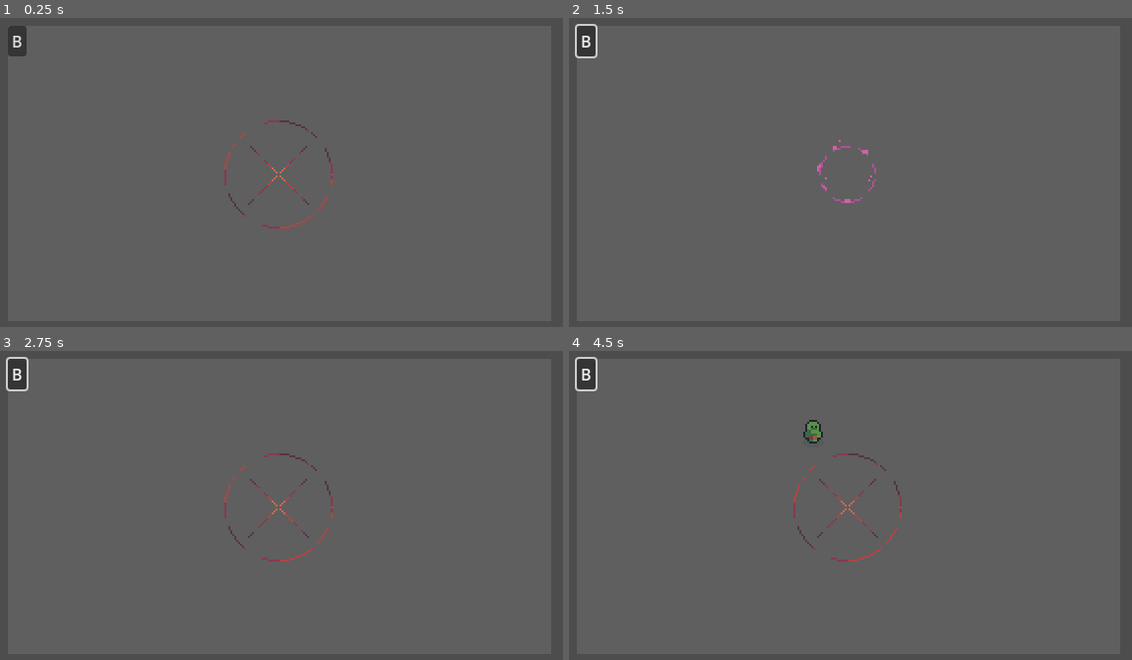
Above: before the commit, frames 1-4 (two rows, left to right).
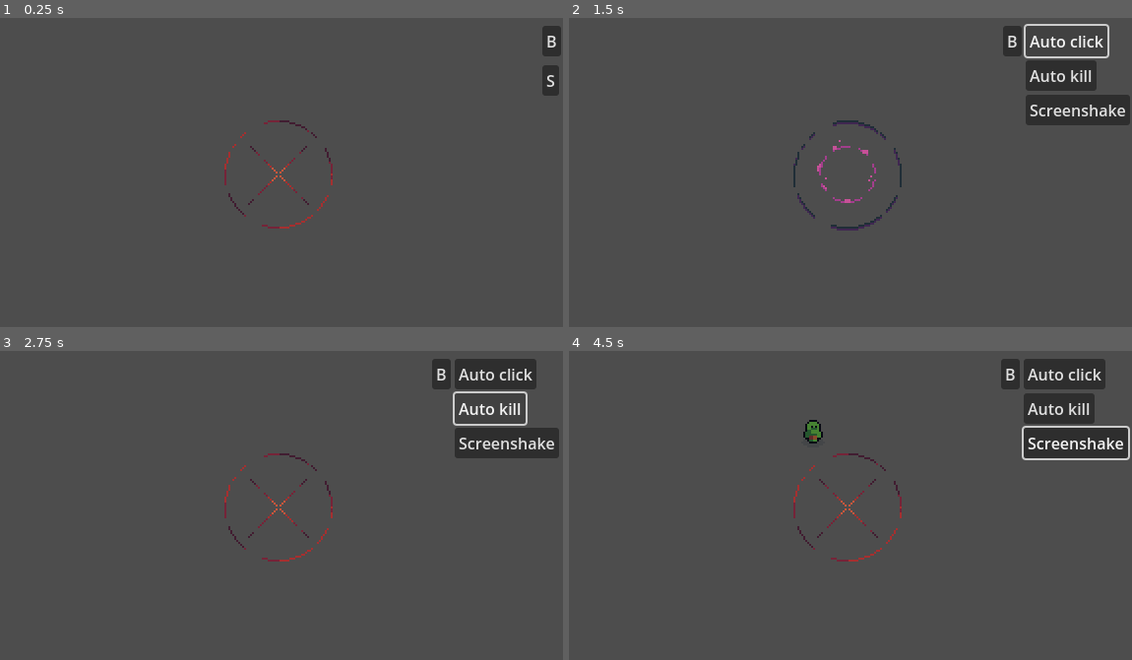
Above: after the commit, the same moments.

Repository: Jin9310/LudumDare55
Game: Godot game, scene res://NewGame/new_game.tscn
The game is run twice, just before and just after one commit, with the same random seed, the same clock (stepped at 60 frames per second) and the same inputs.
Inputs (mouse positions are in pixels of both pictures, inside the frame that each line leads up to):
- Up to frame 1 (0.25 s): no input
- Up to frame 2 (1.5 s): click "B" at 0.5 s; click (1070, 39) at 1.25 s, where only the run after the commit has a clickable "Auto click"
- Up to frame 3 (2.75 s): click (489, 409) at 2 s, where only the run after the commit has a clickable "Auto kill"
- Up to frame 4 (4.5 s): click (1075, 443) at 2.75 s, where only the run after the commit has a clickable "Screenshake"; tap Enter (ui_accept) at 3.5, 4.25 s; drag from (850, 505) to (906, 437) at 3.52 s; drag from (811, 434) to (850, 505) at 4.27 s

The runs differ from the first frame. In frame 1, 0.6% of the frame differs, in the area x 2-100%, y 2-26%; in frame 2, 5.5%, in the area x 1-100%, y 1-69%; in frame 3, 5.1%; in frame 4, 5.2%.

Commit message:
another work on UI
hide and show upgrade panels

Diff:
--- a/Scenes/spawning_area.gd
+++ b/Scenes/spawning_area.gd
@@ -14,7 +14,7 @@
 var auto_anim_start_ended: bool = false
 
 func _ready():
-
+	%CameraAnim.play("idle")
 	number_of_clicks = clicks_to_spawn
 	click_timer = GameManager.click_timer_base
 
--- /dev/null
+++ b/UI/StaticUpgrades_ui.gd
@@ -0,0 +1,28 @@
+extends CanvasLayer
+
+# 431 open position
+# 543 closed position
+
+@export var static_upgrades_panel: bool = false
+
+func _process(delta):
+	show_hide_panel()
+	hide_others()
+
+func show_hide_panel():
+	var tween: Tween = get_tree().create_tween()
+	if static_upgrades_panel == true:
+		tween.tween_property(%MarginContainer, "position", Vector2(431,0), 0.5)#.set_trans(Tween.TRANS_CUBIC)
+	else:
+		tween.tween_property(%MarginContainer, "position", Vector2(543,0), 0.5)
+
+
+func _on_static_upgrades_btn_pressed():
+	static_upgrades_panel = !static_upgrades_panel
+
+func hide_others():
+	var tween: Tween = get_tree().create_tween()
+	if SpawnUpgradesUi.static_upgrades_panel == true:
+		tween.tween_property(%MarginContainer, "position", Vector2(580,0), 0.5)
+	elif StaticUpgradesUi.static_upgrades_panel == false:
+		tween.tween_property(%MarginContainer, "position", Vector2(543,0), 0.5)
--- /dev/null
+++ b/UI/StaticUpgrades_ui.tscn
@@ -0,0 +1,78 @@
+[gd_scene load_steps=2 format=3 uid="uid://bt5ry8qs3tcbc"]
+
+[ext_resource type="Script" path="res://UI/StaticUpgrades_ui.gd" id="1_3mr27"]
+
+[node name="StaticUpgrades_ui" type="CanvasLayer"]
+script = ExtResource("1_3mr27")
+
+[node name="MarginContainer" type="MarginContainer" parent="."]
+unique_name_in_owner = true
+anchors_preset = 15
+anchor_right = 1.0
+anchor_bottom = 1.0
+offset_left = 543.0
+offset_right = 543.0
+grow_horizontal = 2
+grow_vertical = 2
+theme_override_constants/margin_left = 12
+theme_override_constants/margin_top = 12
+theme_override_constants/margin_right = 12
+theme_override_constants/margin_bottom = 12
+
+[node name="HBoxContainer" type="HBoxContainer" parent="MarginContainer"]
+layout_mode = 2
+
+[node name="static_upgrades_btn" type="Button" parent="MarginContainer/HBoxContainer"]
+unique_name_in_owner = true
+layout_mode = 2
+size_flags_horizontal = 0
+size_flags_vertical = 0
+text = "B"
+
+[node name="MarginContainer" type="MarginContainer" parent="MarginContainer/HBoxContainer"]
+layout_mode = 2
+size_flags_horizontal = 3
+size_flags_vertical = 3
+
+[node name="HBoxContainer" type="HBoxContainer" parent="MarginContainer/HBoxContainer/MarginContainer"]
+layout_mode = 2
+
+[node name="VBoxContainer" type="VBoxContainer" parent="MarginContainer/HBoxContainer/MarginContainer/HBoxContainer"]
+layout_mode = 2
+
+[node name="auto_click_btn" type="Button" parent="MarginContainer/HBoxContainer/MarginContainer/HBoxContainer/VBoxContainer"]
+layout_mode = 2
+size_flags_horizontal = 0
+size_flags_vertical = 0
+text = "Auto click"
+
+[node name="auto_kill_btn" type="Button" parent="MarginContainer/HBoxContainer/MarginContainer/HBoxContainer/VBoxContainer"]
+layout_mode = 2
+size_flags_horizontal = 0
+size_flags_vertical = 0
+text = "Auto kill"
+
+[node name="screenshake_btn" type="Button" parent="MarginContainer/HBoxContainer/MarginContainer/HBoxContainer/VBoxContainer"]
+layout_mode = 2
+size_flags_horizontal = 0
+size_flags_vertical = 0
+text = "Screenshake"
+
+[node name="VBoxContainer2" type="VBoxContainer" parent="MarginContainer/HBoxContainer/MarginContainer/HBoxContainer"]
+visible = false
+layout_mode = 2
+theme_override_constants/separation = 14
+
+[node name="auto_click_label_txt" type="Label" parent="MarginContainer/HBoxContainer/MarginContainer/HBoxContainer/VBoxContainer2"]
+layout_mode = 2
+text = "Auto click info	"
+
+[node name="auto_kill_label_txt2" type="Label" parent="MarginContainer/HBoxContainer/MarginContainer/HBoxContainer/VBoxContainer2"]
+layout_mode = 2
+text = "Auto kill info	"
+
+[node name="screenshake_label_txt3" type="Label" parent="MarginContainer/HBoxContainer/MarginContainer/HBoxContainer/VBoxContainer2"]
+layout_mode = 2
+text = "screenshake info"
+
+[connection signal="pressed" from="MarginContainer/HBoxContainer/static_upgrades_btn" to="." method="_on_static_upgrades_btn_pressed"]
--- /dev/null
+++ b/UI/spawn_upgrades_ui.gd
@@ -0,0 +1,29 @@
+extends CanvasLayer
+
+# 431 open position
+# 543 closed position
+# 580 hidden position
+
+@export var static_upgrades_panel: bool = false
+
+func _process(delta):
+	show_hide_panel()
+	hide_others()
+
+func show_hide_panel():
+	var tween: Tween = get_tree().create_tween()
+	if static_upgrades_panel == true:
+		tween.tween_property(%SpawnMargin, "position", Vector2(200,40), 0.5)#.set_trans(Tween.TRANS_CUBIC)
+	else:
+		tween.tween_property(%SpawnMargin, "position", Vector2(543,40), 0.5)
+
+
+func _on_static_upgrades_btn_pressed():
+	static_upgrades_panel = !static_upgrades_panel
+
+func hide_others():
+	var tween: Tween = get_tree().create_tween()
+	if StaticUpgradesUi.static_upgrades_panel == true:
+		tween.tween_property(%SpawnMargin, "position", Vector2(580,40), 0.5)
+	elif StaticUpgradesUi.static_upgrades_panel == false:
+		tween.tween_property(%SpawnMargin, "position", Vector2(543,40), 0.5)
--- /dev/null
+++ b/UI/spawn_upgrades_ui.tscn
@@ -0,0 +1,80 @@
+[gd_scene load_steps=2 format=3 uid="uid://bj8d3pqavdy3d"]
+
+[ext_resource type="Script" path="res://UI/spawn_upgrades_ui.gd" id="2_eg8e7"]
+
+[node name="SpawnUpgrades_ui" type="CanvasLayer"]
+script = ExtResource("2_eg8e7")
+
+[node name="SpawnMargin" type="MarginContainer" parent="."]
+unique_name_in_owner = true
+anchors_preset = 15
+anchor_right = 1.0
+anchor_bottom = 1.0
+offset_left = 543.0
+offset_top = 40.0
+offset_right = 543.0
+offset_bottom = 40.0
+grow_horizontal = 2
+grow_vertical = 2
+theme_override_constants/margin_left = 12
+theme_override_constants/margin_top = 12
+theme_override_constants/margin_right = 12
+theme_override_constants/margin_bottom = 12
+
+[node name="HBoxContainer" type="HBoxContainer" parent="SpawnMargin"]
+layout_mode = 2
+
+[node name="static_upgrades_btn" type="Button" parent="SpawnMargin/HBoxContainer"]
+unique_name_in_owner = true
+layout_mode = 2
+size_flags_horizontal = 0
+size_flags_vertical = 0
+text = "S"
+
+[node name="MarginContainer" type="MarginContainer" parent="SpawnMargin/HBoxContainer"]
+layout_mode = 2
+size_flags_horizontal = 3
+size_flags_vertical = 3
+
+[node name="HBoxContainer" type="HBoxContainer" parent="SpawnMargin/HBoxContainer/MarginContainer"]
+layout_mode = 2
+
+[node name="VBoxContainer" type="VBoxContainer" parent="SpawnMargin/HBoxContainer/MarginContainer/HBoxContainer"]
+layout_mode = 2
+
+[node name="auto_click_btn" type="Button" parent="SpawnMargin/HBoxContainer/MarginContainer/HBoxContainer/VBoxContainer"]
+layout_mode = 2
+size_flags_horizontal = 0
+size_flags_vertical = 0
+text = "Auto click"
+
+[node name="auto_kill_btn" type="Button" parent="SpawnMargin/HBoxContainer/MarginContainer/HBoxContainer/VBoxContainer"]
+layout_mode = 2
+size_flags_horizontal = 0
+size_flags_vertical = 0
+text = "Auto kill"
+
+[node name="screenshake_btn" type="Button" parent="SpawnMargin/HBoxContainer/MarginContainer/HBoxContainer/VBoxContainer"]
+layout_mode = 2
+size_flags_horizontal = 0
+size_flags_vertical = 0
+text = "Screenshake"
+
+[node name="VBoxContainer2" type="VBoxContainer" parent="SpawnMargin/HBoxContainer/MarginContainer/HBoxContainer"]
+visible = false
+layout_mode = 2
+theme_override_constants/separation = 14
+
+[node name="auto_click_label_txt" type="Label" parent="SpawnMargin/HBoxContainer/MarginContainer/HBoxContainer/VBoxContainer2"]
+layout_mode = 2
+text = "Auto click info	"
+
+[node name="auto_kill_label_txt2" type="Label" parent="SpawnMargin/HBoxContainer/MarginContainer/HBoxContainer/VBoxContainer2"]
+layout_mode = 2
+text = "Auto kill info	"
+
+[node name="screenshake_label_txt3" type="Label" parent="SpawnMargin/HBoxContainer/MarginContainer/HBoxContainer/VBoxContainer2"]
+layout_mode = 2
+text = "screenshake info"
+
+[connection signal="pressed" from="SpawnMargin/HBoxContainer/static_upgrades_btn" to="." method="_on_static_upgrades_btn_pressed"]
--- a/UI/updates_ui.gd
+++ /dev/null
@@ -1,11 +0,0 @@
-extends CanvasLayer
-
-func _process(delta):
-	pass
-	#rotate_with_it()
-
-func rotate_with_it():
-	var tween: Tween = get_tree().create_tween().set_loops()
-	tween.tween_property(%Panel, "rotation_degrees", 20, .5).as_relative().set_trans(Tween.TRANS_BOUNCE)
-	tween.tween_interval(1.0)
-	tween.tween_property(%Panel, "rotation_degrees", -40, .5).as_relative()
--- a/UI/updates_ui.tscn
+++ /dev/null
@@ -1,29 +0,0 @@
-[gd_scene load_steps=2 format=3 uid="uid://bt5ry8qs3tcbc"]
-
-[ext_resource type="Script" path="res://UI/updates_ui.gd" id="1_8v87y"]
-
-[node name="UpdatesUI" type="CanvasLayer"]
-script = ExtResource("1_8v87y")
-
-[node name="MarginContainer" type="MarginContainer" parent="."]
-anchors_preset = 15
-anchor_right = 1.0
-anchor_bottom = 1.0
-grow_horizontal = 2
-grow_vertical = 2
-theme_override_constants/margin_left = 12
-theme_override_constants/margin_top = 12
-theme_override_constants/margin_right = 12
-theme_override_constants/margin_bottom = 12
-
-[node name="ColorRect" type="ColorRect" parent="MarginContainer"]
-layout_mode = 2
-color = Color(1, 1, 1, 0.105882)
-
-[node name="VBoxContainer" type="VBoxContainer" parent="MarginContainer"]
-layout_mode = 2
-
-[node name="Button" type="Button" parent="MarginContainer/VBoxContainer"]
-layout_mode = 2
-size_flags_horizontal = 0
-text = "B"
--- a/project.godot
+++ b/project.godot
@@ -87,7 +87,8 @@
 
 GameManager="*res://game_manager.gd"
 Hud="*res://HUD/hud.tscn"
-UpdatesUi="*res://UI/updates_ui.tscn"
+StaticUpgradesUi="*res://UI/StaticUpgrades_ui.tscn"
+SpawnUpgradesUi="*res://UI/spawn_upgrades_ui.tscn"
 
 [display]
 
Binary file changed: Art/SourceFiles/summoning_circle-Sheet.png
Binary file changed: Art/SourceFiles/summoning_circle.ase
